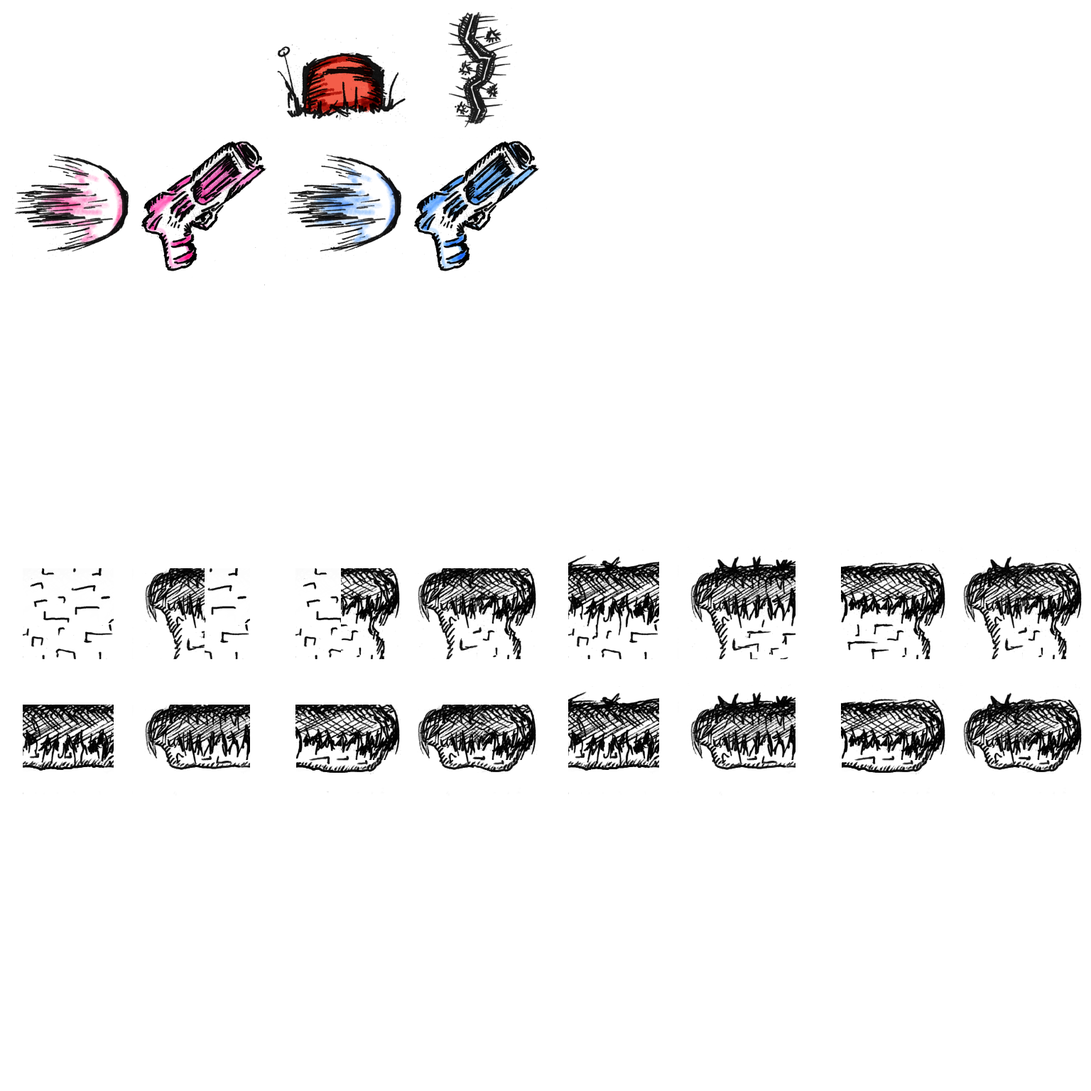
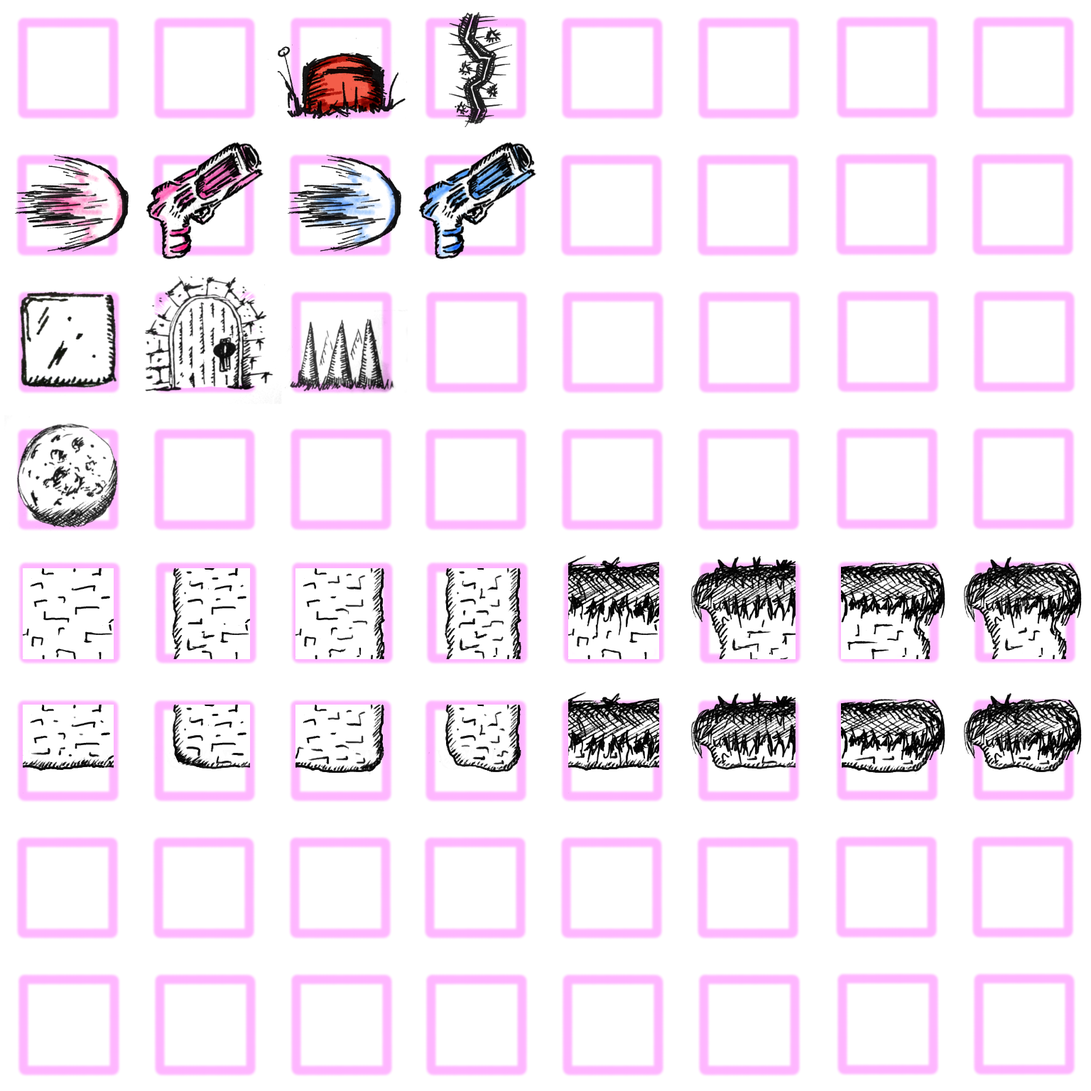
Layers edited between the first and the second 1091 × 1091 image:
added layer "Clipboard" above "Layer #1" over [16, 434, 109, 532]
painted on "Layer #1" over [4, 7, 1084, 796]
painted on "Layer #3" over [17, 270, 538, 772]
showed "Layer" over [15, 15, 1078, 1078]
